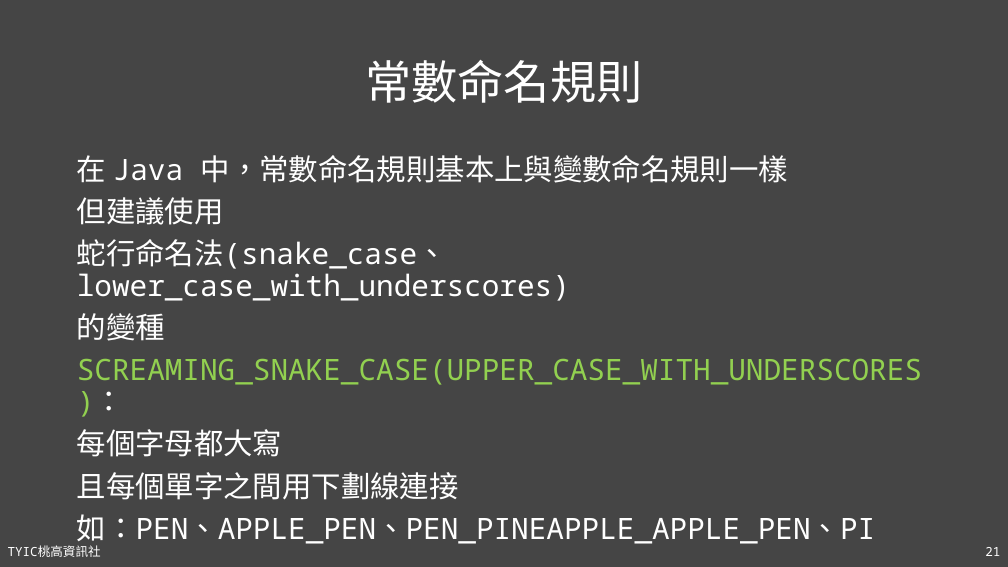
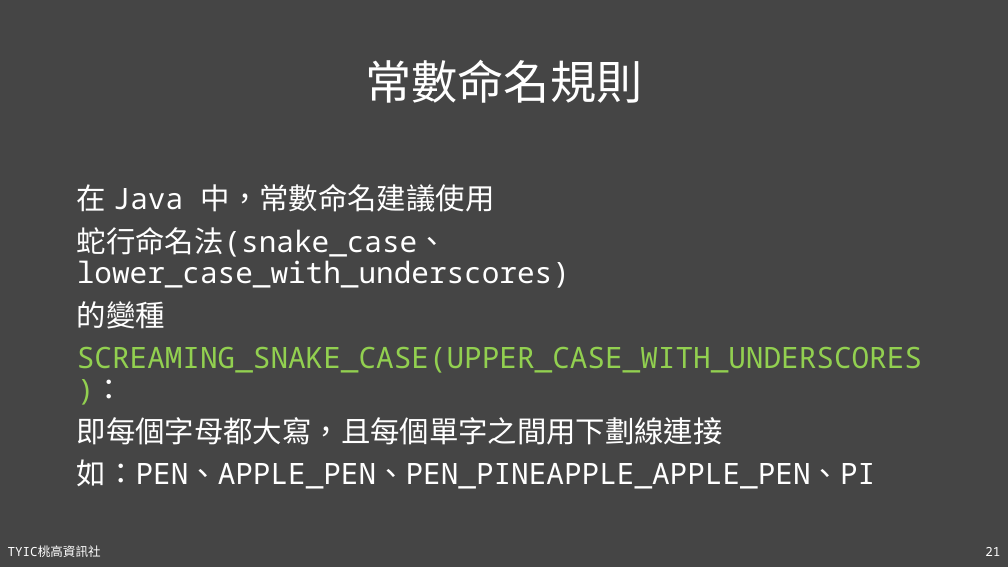
Before and after one commit to TYSHIC/slides, a slide deck: slide 21 of powerpoint/04_初探Java.pptx. Drawn at 1008x567 pixels with LibreOffice and Linux fonts; fonts in the diff are those of the drawing. Boxes give left, top, right and bottom in pixels: in the first picture for what was removed or moved away, otherwise in the second. Text is boxed around its words. In the diff, an @@ line names an element or a change of style, - is before the commit and + after.

```diff
--- a/powerpoint/04_初探Java.pptx
+++ b/powerpoint/04_初探Java.pptx
@@ text "在 Java 中，常數命名建議使用": place and size @@
-text "在 Java 中，常數命名建議使用" at box(77, 155, 922, 547)
+text "在 Java 中，常數命名建議使用" at box(77, 184, 922, 489)
@@ text at box(77, 184, 495, 212): text changed @@
-在 Java 中，常數命名規則基本上與變數命名規則一樣
-但建議使用
+在 Java 中，常數命名建議使用
@@ text at box(77, 417, 723, 445): text changed @@
-每個字母都大寫
-且每個單字之間用下劃線連接
+即每個字母都大寫，且每個單字之間用下劃線連接
```
Also in this commit, not shown: 3 other slides changed, 3 other files.
